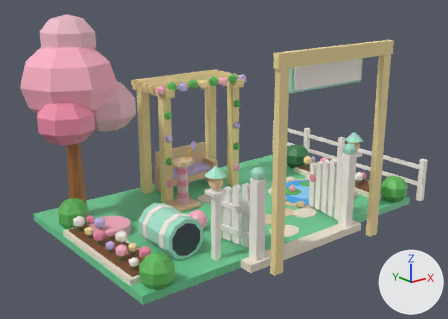
What one commit did to the FBX model assets/clean-a-cat/exports/CleanACat_Area_Garden.fbx.
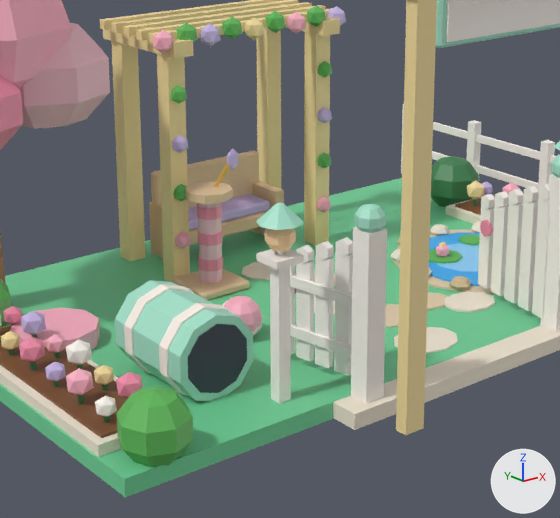
Each version is shown whole from a camera (50 mm lens) standing at (-0.204, -0.184, 0.129) and looking at (-0.009, 0.06, 0.031), then close up on the part from 19% to 78% of the width and 22% to 99% of the height. Every picture has the same lights, and +X, +Y and +Z are marked at lower right. The first two pictures are the older version. Where no turn or scale is listed for an object, it has been applied to the vertices.

In view in the first close-up: 'CleanACat_Area_Garden', 'CleanACat_Area_Garden_Bulbs', 'CleanACat_Area_Garden_Canopy', 'CleanACat_Area_Garden_Decor', 'CleanACat_Area_Garden_Flowers', 'CleanACat_Area_Garden_Pond', 'CleanACat_Area_Garden_Screen', 'CleanACat_Area_Garden_Sign_Decor'.
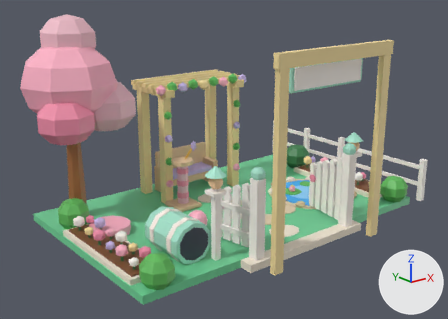
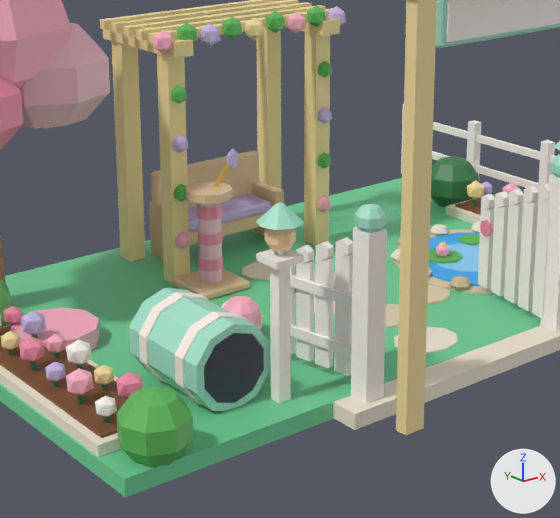
Where the change shows, as pixel boxes [x1, y1, x2, y2] in the close-ups (560 x 518 px; the box of a moved part takes in the faces that stretch with it):
'CleanACat_Area_Garden_Decor', reshaped
    before: [10, 148, 480, 401]
    after: [10, 148, 480, 411]
part 1 of me_cleanacat_area_garden_decor, moved or reshaped
    before: [115, 280, 253, 401]
    after: [129, 288, 270, 411]
part 2 of me_cleanacat_area_garden_decor, moved or reshaped
    before: [188, 194, 270, 230]
    after: [188, 194, 271, 231]
part 3 of me_cleanacat_area_garden, moved or reshaped
    before: [444, 291, 495, 312]
    after: [427, 285, 450, 305]
part 4 of me_cleanacat_area_garden, deleted
    before: [427, 292, 448, 310]

What the commit changed:
me_cleanacat_area_garden is used by ob_cleanacat_area_garden; location (0.0, 0.0, 0.0).
me_cleanacat_area_garden had 892 vertices, 898 faces and spanned x -0.09..0.094, y -0.008..0.13, z -0.003..0.096.
me_cleanacat_area_garden now has 872 vertices, 872 faces and spans x -0.09..0.094, y -0.008..0.13, z -0.003..0.096.
me_cleanacat_area_garden part 3: the loose piece of 20 vertices spanning x 0.018..0.032, y 0.027..0.039, z 0.0..0.001 is moved by (-0.005, 0.01, 0.0).
me_cleanacat_area_garden part 4: the loose piece of 20 vertices spanning x 0.011..0.023, y 0.035..0.045, z 0.0..0.001 is deleted.
Other edits to the shape of me_cleanacat_area_garden do not show in these pictures.
me_cleanacat_area_garden_decor is used by ob_cleanacat_area_garden_decor; location (0.0, 0.0, 0.0).
me_cleanacat_area_garden_decor had 632 vertices, 784 faces and spanned x -0.079..0.075, y 0.026..0.112, z 0.0..0.037.
me_cleanacat_area_garden_decor now has 632 vertices, 784 faces and spans x -0.079..0.075, y 0.023..0.112, z 0.0..0.037.
me_cleanacat_area_garden_decor part 1: 80 vertices moved from x -0.066..-0.046, y 0.029..0.055, z 0.0..0.02 to x -0.066..-0.046, y 0.023..0.049, z 0.0..0.02.
me_cleanacat_area_garden_decor part 2: 7 vertices moved from x -0.014..0.015, y 0.102..0.103, z 0.01..0.013 to x -0.014..0.015, y 0.101..0.102, z 0.01..0.013; 4 vertices removed from x -0.014..0.014, y 0.103..0.111, z 0.01..0.012; 4 vertices added at x -0.014..0.014, y 0.101..0.112, z 0.01..0.012.
